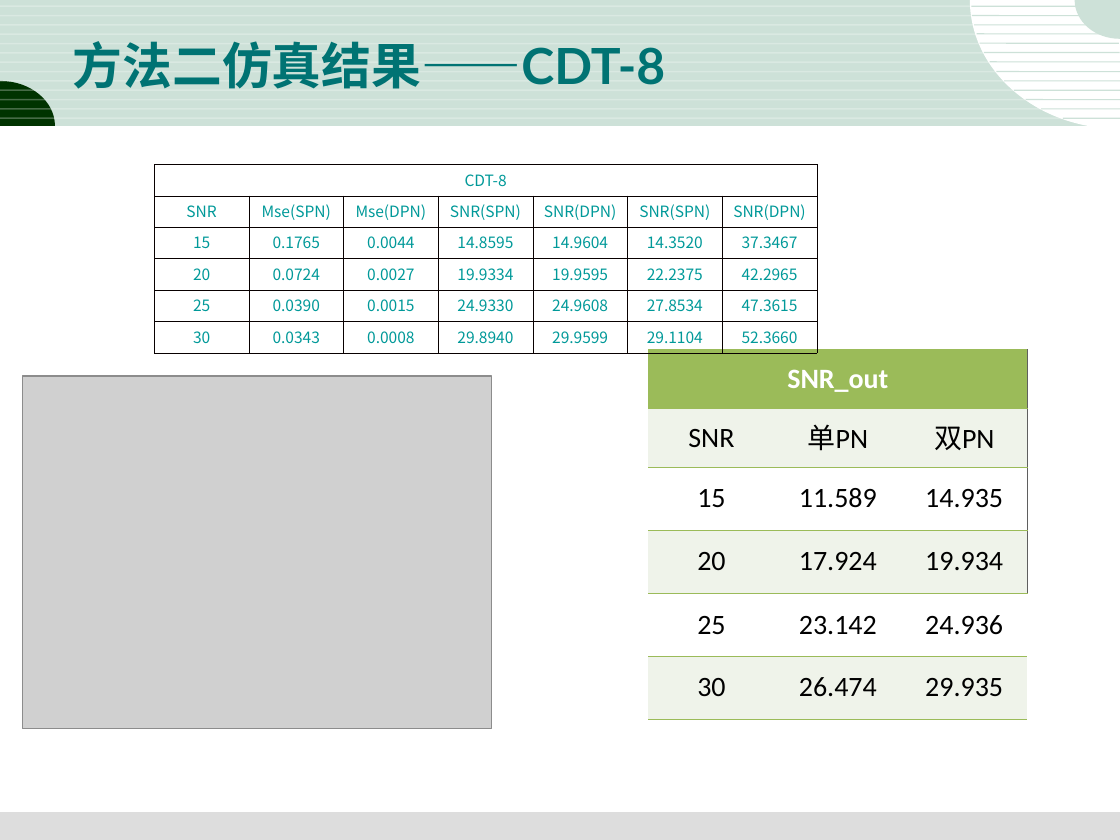
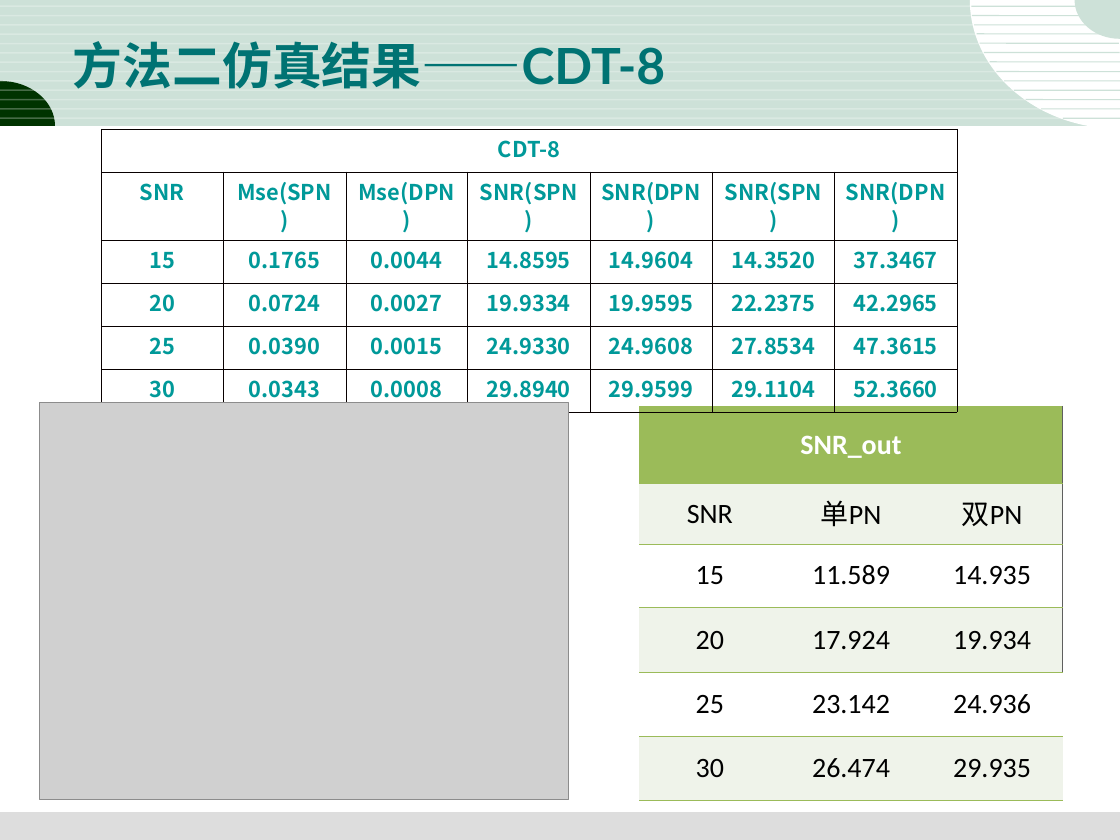
Before and after one commit to dandanJing/DTMB2.0, a slide deck: slide 19 of 3-18.DTMB2.0报告结果.ppt. Drawn at 1120x840 pixels with LibreOffice and Linux fonts; fonts in the diff are those of the drawing; grey boxes stand for pictures. Boxes give left, top, right and bottom in pixels: in the first picture for what was removed or moved away, otherwise in the second. Text is boxed around its words. In the diff, an @@ line names an element or a change of style, - is before the commit and + after.

```diff
--- a/3-18.DTMB2.0报告结果.ppt
+++ b/3-18.DTMB2.0报告结果.ppt
@@ table at (101, 129, 955, 407) @@
@@ size 10 to 14 pt, bold on @@
@@ table: place and size @@
-table at (155, 165, 819, 347)
+table at (101, 129, 955, 407)
@@ picture: place and size @@
-picture at (22, 376, 492, 729)
+picture at (39, 402, 568, 800)
@@ table: place and size @@
-table at (648, 349, 1028, 719)
+table at (640, 407, 1063, 801)
```
Also in this commit, not shown: 9 other slides changed, 3 slides added, 4 other files.
